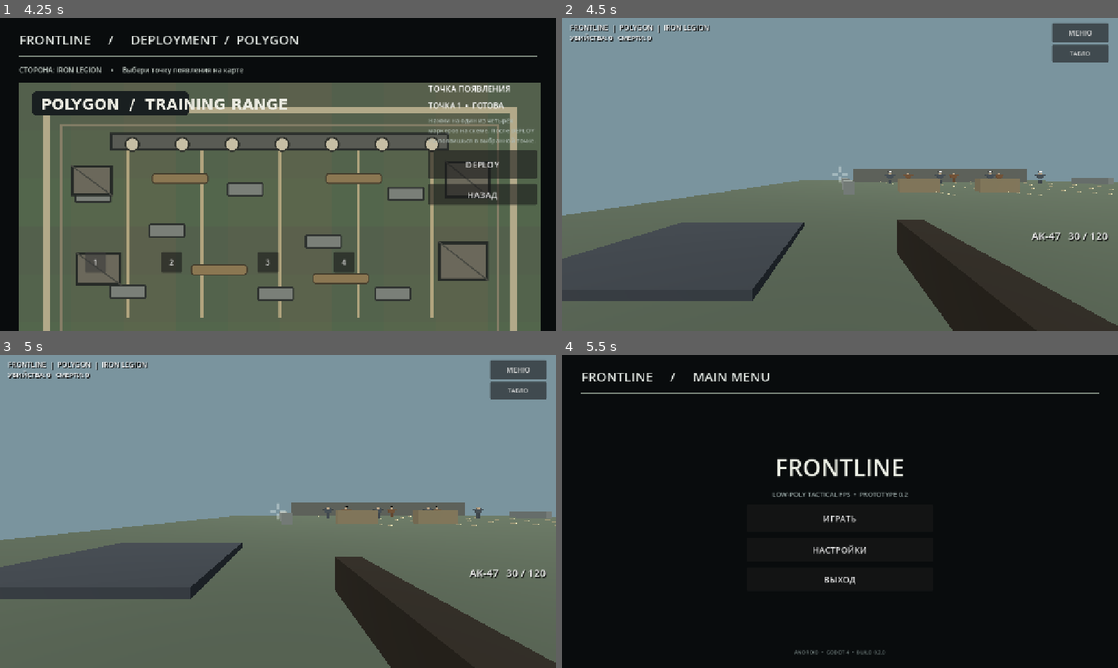
Above: before the commit, frames 1-4 (two rows, left to right).
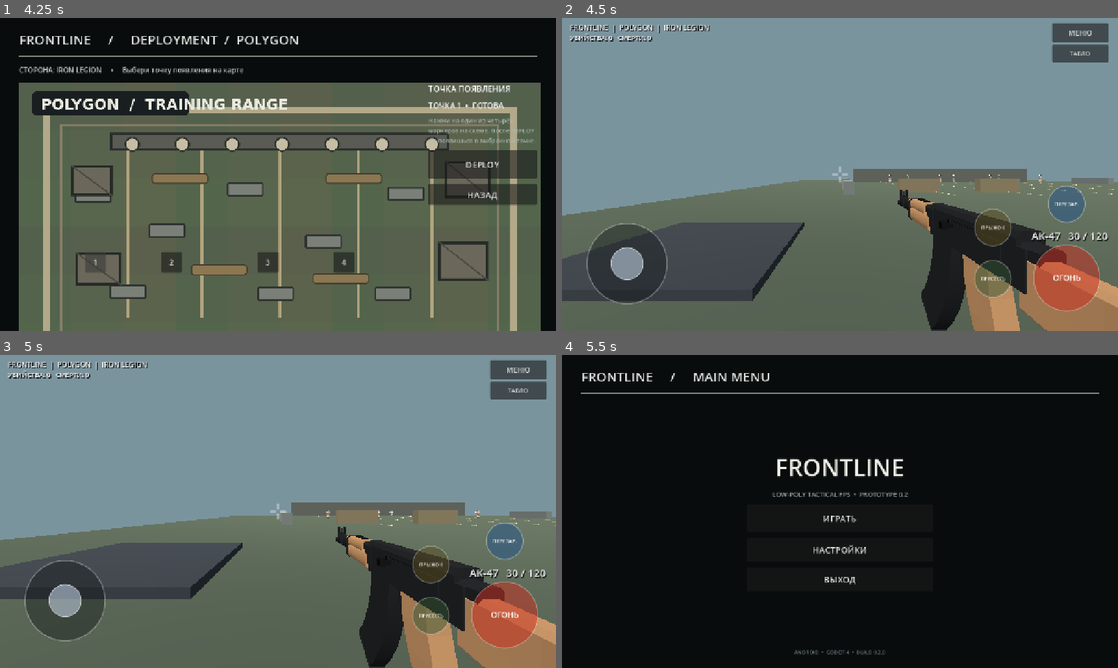
Above: after the commit, the same moments.

Repository: Bihan293/FRONTLINE_Godot
Game: Godot game, scene res://scenes/MainMenu.tscn
Two runs of this game, one before a commit and one after it. Both use one fixed random seed, a clock stepped at 60 frames per second and the inputs below.
Inputs:
- Up to frame 1 (4.25 s): click "ИГРАТЬ" at 0.5 s; click "POLYGON Тренировочный полигон" at 1.25 s; click "ИГРАТЬ НА ЭТОЙ КАРТЕ" at 2 s; click "ВЫБРАТЬ" at 2.75 s; click "1" at 3.5 s
- Up to frame 2 (4.5 s): click "DEPLOY" at 4.25 s
- Up to frame 3 (5 s): no input
- Up to frame 4 (5.5 s): click "МЕНЮ" at 5 s

Frame 1 is identical in both runs. In frame 2, 13% of the frame differs, in the area x 4-100%, y 48-100%; in frame 3, 13%; in frame 4, nothing differs.
Error before the commit: Parse Error: Cannot infer the type of "knob" variable because the value doesn't have a set type. (res://scripts/mobile_controls.gd:127)

Commit message:
feat(assets): AK-47 + rigged 20-bone soldiers with procedural animation
- import AK-47 GLB: 764 tris, magazine/charging handle, Muzzle + ShellEject markers
- import IRON LEGION and RED FRONT soldiers: 20-bone skeleton, both factions
- scale soldiers 0.75 (1.79 m tall) and fix origin so feet sit on the floor
- generate flat normals at runtime and cache them (source GLBs have no NORMAL)
- replace box dummies with rigged soldiers, sensible per-part hitboxes
- death state + respawn, soldiers face the player
- weapon bob, muzzle flash, upward recoil with recovery
- commit Godot .import metadata for reproducible CI imports

Diff:
--- a/scripts/dummy.gd
+++ b/scripts/dummy.gd
@@ -1,63 +1,181 @@
 extends Node3D
 
-var team_color := Color(0.28,0.3,0.32)
+const PROCEDURAL = preload("res://scripts/procedural_soldier.gd")
+const IRON_SCENE := "res://assets/models/soldiers/FRONTLINE_IRON_LEGION_Soldier_RIG_v1.glb"
+const RED_SCENE := "res://assets/models/soldiers/FRONTLINE_RED_FRONT_Soldier_RIG_v1.glb"
+
+# Модель авторится ростом 2.39 м с origin по центру.
+const MODEL_SCALE := 0.75
+const MODEL_LIFT := 0.9225
+
+static var _normal_mesh_cache: Dictionary = {}
+
+var team_name := "IRON LEGION"
+var team_color := Color(0.28, 0.30, 0.32)
 var dummy_name := "TARGET"
 var health := 100.0
-var _hit_material: StandardMaterial3D
+
+var _pivot: Node3D
+var _visual: Node3D
+var _proc
+var _label: Label3D
+var _hitboxes: Array[StaticBody3D] = []
+var _dead := false
+var _fall := 0.0
+var _respawn_timer := 0.0
 
 func _ready() -> void:
-    _hit_material = StandardMaterial3D.new()
-    _hit_material.albedo_color = team_color
-    _hit_material.roughness = 1.0
-    _part(Vector3(0,1.55,0), Vector3(0.48,0.48,0.42), Color(0.72,0.62,0.5), "head")
-    _part(Vector3(0,0.92,0), Vector3(0.72,0.9,0.38), team_color, "chest")
-    _part(Vector3(0,0.38,0), Vector3(0.68,0.22,0.36), team_color.darkened(0.12), "stomach")
-    _part(Vector3(-0.57,0.98,0), Vector3(0.28,0.85,0.28), team_color, "arm")
-    _part(Vector3(0.57,0.98,0), Vector3(0.28,0.85,0.28), team_color, "arm")
-    _part(Vector3(-0.2,-0.28,0), Vector3(0.28,0.95,0.3), team_color.darkened(0.08), "leg")
-    _part(Vector3(0.2,-0.28,0), Vector3(0.28,0.95,0.3), team_color.darkened(0.08), "leg")
-    # T-pose arms extended horizontally
-    _part(Vector3(-0.92,1.25,0), Vector3(0.62,0.22,0.24), team_color, "arm")
-    _part(Vector3(0.92,1.25,0), Vector3(0.62,0.22,0.24), team_color, "arm")
-    var label := Label3D.new()
-    label.text = dummy_name
-    label.position = Vector3(0,2.05,0)
-    label.billboard = BaseMaterial3D.BILLBOARD_ENABLED
-    label.font_size = 32
-    add_child(label)
+    _build_visual()
+    _build_hitboxes()
+    _build_label()
+    var player := get_tree().get_first_node_in_group("player") as Node3D
+    if player != null:
+        set_look_at_player(player, 1.0)
 
-func _part(pos: Vector3, size: Vector3, color: Color, region: String) -> void:
+func _build_visual() -> void:
+    _pivot = Node3D.new()
+    add_child(_pivot)
+
+    _visual = Node3D.new()
+    _visual.scale = Vector3.ONE * MODEL_SCALE
+    _visual.position.y = MODEL_LIFT
+    _visual.rotation.y = PI  # модель смотрит в +Z, в Godot перед — это -Z
+
+    var path := RED_SCENE if team_name.to_upper().contains("RED") else IRON_SCENE
+    var packed = load(path)
+    if packed == null:
+        push_error("FRONTLINE: cannot load soldier model " + path)
+        return
+    var model = packed.instantiate()
+    _fix_normals(model)
+    _visual.add_child(model)
+    _visual.set_script(PROCEDURAL)
+    _pivot.add_child(_visual)
+    _proc = _visual
+    # Сразу стойка «оружие к бою», иначе модель стоит в T-позе.
+    _proc.set_aiming(true)
+    _proc.set_motion(0.0, false)
+    _proc.set_look(0.0, 0.0)
+
+func _fix_normals(root: Node) -> void:
+    # Исходные GLB солдат не содержат NORMAL. Godot их не генерирует,
+    # поэтому делаем плоские нормали (deindex + generate_normals) и кешируем.
+    for mi in root.find_children("*", "MeshInstance3D", true, false):
+        var src: Mesh = mi.mesh
+        if src == null or src.get_surface_count() == 0:
+            continue
+        var fmt: int = int(src.surface_get_format(0))
+        if fmt & Mesh.ARRAY_FORMAT_NORMAL:
+            continue
+        var key := src.get_instance_id()
+        if _normal_mesh_cache.has(key):
+            mi.mesh = _normal_mesh_cache[key]
+            continue
+        var st := SurfaceTool.new()
+        st.create_from(src, 0)
+        st.deindex()
+        st.generate_normals()
+        var fixed: ArrayMesh = st.commit()
+        if fixed == null:
+            continue
+        fixed.surface_set_material(0, src.surface_get_material(0))
+        _normal_mesh_cache[key] = fixed
+        mi.mesh = fixed
+
+func _build_hitboxes() -> void:
+    _add_hitbox(Vector3(0, 1.62, 0), Vector3(0.30, 0.30, 0.30), "head")
+    _add_hitbox(Vector3(0, 1.24, 0), Vector3(0.46, 0.42, 0.30), "chest")
+    _add_hitbox(Vector3(0, 0.95, 0), Vector3(0.40, 0.22, 0.28), "stomach")
+    _add_hitbox(Vector3(-0.36, 1.16, 0), Vector3(0.16, 0.52, 0.20), "arm")
+    _add_hitbox(Vector3(0.36, 1.16, 0), Vector3(0.16, 0.52, 0.20), "arm")
+    _add_hitbox(Vector3(-0.13, 0.44, 0), Vector3(0.22, 0.82, 0.24), "leg")
+    _add_hitbox(Vector3(0.13, 0.44, 0), Vector3(0.22, 0.82, 0.24), "leg")
+
+func _add_hitbox(pos: Vector3, size: Vector3, region: String) -> void:
     var body := StaticBody3D.new()
     body.position = pos
+    body.collision_layer = 2
+    body.collision_mask = 0
     body.add_to_group("damageable")
     body.set_meta("region", region)
     body.set_meta("owner_dummy", self)
-    var mesh := BoxMesh.new()
-    mesh.size = size
-    var visual := MeshInstance3D.new()
-    visual.mesh = mesh
-    var mat := StandardMaterial3D.new()
-    mat.albedo_color = color
-    mat.roughness = 1.0
-    visual.material_override = mat
-    body.add_child(visual)
     var shape := CollisionShape3D.new()
     var box := BoxShape3D.new()
     box.size = size
     shape.shape = box
     body.add_child(shape)
     add_child(body)
+    _hitboxes.append(body)
+
+func _build_label() -> void:
+    _label = Label3D.new()
+    _label.text = dummy_name
+    _label.position = Vector3(0, 2.05, 0)
+    _label.font_size = 28
+    _label.outline_size = 6
+    _label.outline_modulate = Color(0, 0, 0, 0.85)
+    _label.billboard = BaseMaterial3D.BILLBOARD_ENABLED
+    _label.no_depth_test = true
+    add_child(_label)
 
 func receive_hit(region: String) -> int:
+    if _dead:
+        return 0
     var damage := 15
     match region:
-        "head": damage = 100
-        "chest": damage = 45
-        "stomach": damage = 35
-        "arm": damage = 15
-        "leg": damage = 20
+        "head":
+            damage = 100
+        "chest":
+            damage = 45
+        "stomach":
+            damage = 35
+        "arm":
+            damage = 15
+        "leg":
+            damage = 20
     health -= damage
+    if health <= 0.0:
+        _die()
     return damage
 
-func respawn() -> void:
+func _die() -> void:
+    _dead = true
+    _fall = 0.0
+    _respawn_timer = 2.2
+    for box in _hitboxes:
+        box.collision_layer = 0
+    if _label != null:
+        _label.text = "УБИТ"
+        _label.modulate = Color(1.0, 0.35, 0.30)
+
+func _process(delta: float) -> void:
+    if _dead:
+        _fall = minf(1.0, _fall + delta * 2.4)
+        _pivot.rotation.x = -PI * 0.5 * _fall
+        _respawn_timer -= delta
+        if _respawn_timer <= 0.0:
+            _respawn()
+        return
+    _pivot.rotation.x = 0.0
+    var player := get_tree().get_first_node_in_group("player") as Node3D
+    if player != null:
+        set_look_at_player(player, delta)
+
+func set_look_at_player(player: Node3D, delta: float) -> void:
+    var target := player.global_position
+    target.y = global_position.y
+    var to := target - global_position
+    if to.length() < 0.15:
+        return
+    var target_yaw := atan2(-to.x, -to.z)
+    rotation.y = lerp_angle(rotation.y, target_yaw, clampf(delta * 2.0, 0.0, 1.0))
+
+func _respawn() -> void:
+    _dead = false
     health = 100.0
+    _pivot.rotation.x = 0.0
+    for box in _hitboxes:
+        box.collision_layer = 2
+    if _label != null:
+        _label.text = dummy_name
+        _label.modulate = Color(1, 1, 1)
--- a/scripts/mobile_controls.gd
+++ b/scripts/mobile_controls.gd
@@ -124,7 +124,7 @@
     # Джойстик
     draw_circle(l.joy, JOY_RADIUS, Color(0.04, 0.06, 0.07, 0.38))
     draw_arc(l.joy, JOY_RADIUS, 0.0, TAU, 64, Color(1, 1, 1, 0.28), 3.0, true)
-    var knob := l.joy + _joy_value * JOY_RADIUS
+    var knob: Vector2 = l.joy + _joy_value * JOY_RADIUS
     draw_circle(knob, JOY_RADIUS * 0.40, Color(0.85, 0.92, 1.0, 0.50))
     draw_arc(knob, JOY_RADIUS * 0.40, 0.0, TAU, 48, Color(1, 1, 1, 0.45), 2.0, true)
 
--- a/scripts/player.gd
+++ b/scripts/player.gd
@@ -18,6 +18,7 @@
 var muzzle_flash: MeshInstance3D
 var muzzle_flash_time := 0.0
 var weapon_kick := 0.0
+var bob_time := 0.0
 
 var pitch := 0.0
 var yaw := 0.0
@@ -41,6 +42,7 @@
 var sprint_hold := 0.0
 
 func _ready() -> void:
+    add_to_group("player")
     floor_snap_length = 0.25
     floor_max_angle = deg_to_rad(48.0)
     _build_player()
@@ -67,34 +69,45 @@
 
 func _build_weapon() -> void:
     weapon_root = Node3D.new()
-    weapon_root.position = Vector3(0.27, -0.24, -0.46)
+    weapon_root.position = Vector3(0.24, -0.20, -0.32)
     weapon_base = weapon_root.position
     camera.add_child(weapon_root)
-    # Временная заглушка до подключения AK-47.
-    var gun := MeshInstance3D.new()
-    var gun_mesh := BoxMesh.new()
-    gun_mesh.size = Vector3(0.10, 0.13, 0.66)
-    gun.mesh = gun_mesh
-    var gun_mat := StandardMaterial3D.new()
-    gun_mat.albedo_color = Color(0.14, 0.12, 0.09)
-    gun_mat.roughness = 0.75
-    gun.material_override = gun_mat
-    weapon_root.add_child(gun)
+
+    var packed = load("res://assets/models/ak47/ak47_lowpoly.glb")
+    var muzzle_anchor: Node3D = weapon_root
+    if packed != null:
+        var ak = packed.instantiate()
+        ak.rotation.y = PI  # ствол модели смотрит в +Z, в Godot вперёд — -Z
+        weapon_root.add_child(ak)
+        var muzzle_node = ak.find_child("Muzzle", true, false)
+        if muzzle_node is Node3D:
+            muzzle_anchor = muzzle_node
+    else:
+        push_error("FRONTLINE: cannot load AK-47 model")
+        var fallback := MeshInstance3D.new()
+        var box := BoxMesh.new()
+        box.size = Vector3(0.10, 0.13, 0.66)
+        fallback.mesh = box
+        var mat := StandardMaterial3D.new()
+        mat.albedo_color = Color(0.14, 0.12, 0.09)
+        fallback.material_override = mat
+        weapon_root.add_child(fallback)
+
     muzzle_flash = MeshInstance3D.new()
     var flash_mesh := SphereMesh.new()
-    flash_mesh.radius = 0.07
-    flash_mesh.height = 0.14
+    flash_mesh.radius = 0.055
+    flash_mesh.height = 0.11
     muzzle_flash.mesh = flash_mesh
     var flash_mat := StandardMaterial3D.new()
     flash_mat.albedo_color = Color(1.0, 0.75, 0.25)
     flash_mat.emission_enabled = true
     flash_mat.emission = Color(1.0, 0.55, 0.12)
-    flash_mat.emission_energy_multiplier = 4.0
+    flash_mat.emission_energy_multiplier = 5.0
     flash_mat.shading_mode = BaseMaterial3D.SHADING_MODE_UNSHADED
     muzzle_flash.material_override = flash_mat
-    muzzle_flash.position = Vector3(0.0, 0.02, -0.72)
+    muzzle_flash.position = Vector3.ZERO
     muzzle_flash.visible = false
-    weapon_root.add_child(muzzle_flash)
+    muzzle_anchor.add_child(muzzle_flash)
 
 func _build_mobile_controls() -> void:
     var layer := CanvasLayer.new()
@@ -178,7 +191,12 @@
 func _physics_process(delta: float) -> void:
     fire_cooldown = maxf(0.0, fire_cooldown - delta)
     weapon_kick = lerpf(weapon_kick, 0.0, clampf(delta * 14.0, 0.0, 1.0))
-    weapon_root.position = weapon_base + Vector3(0.0, weapon_kick * 0.25, weapon_kick)
+    var planar_speed := Vector2(velocity.x, velocity.z).length()
+    if planar_speed > 0.4 and is_on_floor():
+        bob_time += delta * (6.0 + planar_speed * 0.7)
+    var bob_amount := clampf(planar_speed / SPEED, 0.0, 1.2)
+    var bob := Vector3(sin(bob_time) * 0.006, absf(cos(bob_time)) * 0.005, 0.0) * bob_amount
+    weapon_root.position = weapon_base + Vector3(0.0, weapon_kick * 0.25, weapon_kick) + bob
     if muzzle_flash_time > 0.0:
         muzzle_flash_time -= delta
         if muzzle_flash_time <= 0.0:
@@ -299,7 +317,6 @@
                 var world = get_parent()
                 if world.has_method("add_kill"):
                     world.add_kill()
-                dummy.respawn()
         else:
             _set_notice("ПОПАДАНИЕ В УКРЫТИЕ", 0.8)
     else:
--- a/scripts/polygon.gd
+++ b/scripts/polygon.gd
@@ -76,9 +76,9 @@
     for i in range(7):
         var d = Node3D.new()
         d.set_script(DUMMY_SCRIPT)
-        d.position = Vector3(-18 + i * 6, 0.76, -19 - (i % 2) * 5)
-        d.team_color = Color(0.25,0.28,0.3) if i % 2 == 0 else Color(0.42,0.29,0.18)
-        d.dummy_name = "TARGET-%02d" % (i+1)
+        d.position = Vector3(-18 + i * 6, 0.0, -19 - (i % 2) * 5)
+        d.team_name = "RED FRONT" if i % 2 == 0 else "IRON LEGION"
+        d.dummy_name = "TARGET-%02d" % (i + 1)
         add_child(d)
     _box(self, Vector3(-34,0.1,24), Vector3(5,0.2,5), Color(0.18,0.2,0.22))
     _box(self, Vector3(34,0.1,24), Vector3(5,0.2,5), Color(0.55,0.12,0.12))
--- /dev/null
+++ b/scripts/procedural_soldier.gd
@@ -0,0 +1,128 @@
+extends Node3D
+class_name FRONTLINEProceduralSoldier
+
+## Attach this script to the imported character root. Set skeleton_path to the
+## Skeleton3D node created by Godot's GLB importer.
+@export var skeleton_path: NodePath = NodePath("Skeleton3D")
+@export_range(2.0, 18.0, 0.1) var smoothing: float = 10.0
+@export_range(0.5, 3.0, 0.05) var walk_cycle_rate: float = 1.0
+
+var _skeleton: Skeleton3D
+var _bone_ids: Dictionary = {}
+var _phase: float = 0.0
+var _speed: float = 0.0
+var _move_amount: float = 0.0
+var _run_amount: float = 0.0
+var _aim_amount: float = 0.0
+var _crouch_amount: float = 0.0
+var _fire_amount: float = 0.0
+var _look_yaw: float = 0.0
+var _look_pitch: float = 0.0
+var _pose: Dictionary = {}
+
+func _ready() -> void:
+    _skeleton = _find_skeleton()
+    if _skeleton == null:
+        push_error("FRONTLINE: Skeleton3D not found. Check skeleton_path on the character root.")
+        set_process(false)
+        return
+    var names := [
+        "Hips", "Spine", "Chest", "Neck", "Head",
+        "LeftShoulder", "LeftUpperArm", "LeftLowerArm", "LeftHand",
+        "RightShoulder", "RightUpperArm", "RightLowerArm", "RightHand",
+        "LeftUpperLeg", "LeftLowerLeg", "LeftFoot",
+        "RightUpperLeg", "RightLowerLeg", "RightFoot"
+    ]
+    for bone_name in names:
+        var id := _skeleton.find_bone(bone_name)
+        if id >= 0:
+            _bone_ids[bone_name] = id
+            _pose[bone_name] = Quaternion.IDENTITY
+        else:
+            push_warning("FRONTLINE: missing rig bone: " + bone_name)
+
+func _find_skeleton() -> Skeleton3D:
+    var direct := get_node_or_null(skeleton_path)
+    if direct is Skeleton3D:
+        return direct
+    # Godot может назвать Skeleton3D по имени скина, поэтому ищем по типу.
+    for node in find_children("*", "Skeleton3D", true, false):
+        if node is Skeleton3D:
+            return node
+    return null
+
+## Call from the character movement controller. speed is in m/s (or a consistent
+## project-specific unit); it is normalized internally for the gait cycle.
+func set_motion(speed: float, running: bool = false) -> void:
+    _speed = maxf(speed, 0.0)
+    _move_amount = clampf(_speed / 2.8, 0.0, 1.0)
+    _run_amount = 1.0 if running else 0.0
+
+## yaw and pitch are radians. Feed these from the look controller, not raw pixels.
+func set_look(yaw: float, pitch: float) -> void:
+    _look_yaw = clampf(yaw, deg_to_rad(-75.0), deg_to_rad(75.0))
+    _look_pitch = clampf(pitch, deg_to_rad(-45.0), deg_to_rad(45.0))
+
+func set_aiming(enabled: bool) -> void:
+    _aim_amount = 1.0 if enabled else 0.0
+
+func set_crouching(enabled: bool) -> void:
+    _crouch_amount = 1.0 if enabled else 0.0
+
+func set_firing(enabled: bool) -> void:
+    _fire_amount = 1.0 if enabled else 0.0
+
+func _process(delta: float) -> void:
+    if _skeleton == null:
+        return
+    var blend := 1.0 - exp(-smoothing * delta)
+    var gait_rate := lerpf(2.0, 5.2, _run_amount) * walk_cycle_rate
+    if _move_amount > 0.02:
+        _phase = fposmod(_phase + delta * gait_rate, TAU)
+
+    var stride := sin(_phase) * _move_amount
+    var opposite_stride := sin(_phase + PI) * _move_amount
+    var bounce := absf(cos(_phase * 2.0)) * _move_amount
+    var run_scale := 1.0 + 0.35 * _run_amount
+    var aim := _aim_amount
+    var crouch := _crouch_amount
+    var fire := _fire_amount
+
+    # Lower body: alternating hip/knee/foot motion with a softer planted-foot phase.
+    _set_pose("LeftUpperLeg", _q(Vector3.RIGHT, stride * 0.48 * run_scale - crouch * 0.28), blend)
+    _set_pose("RightUpperLeg", _q(Vector3.RIGHT, opposite_stride * 0.48 * run_scale - crouch * 0.28), blend)
+    _set_pose("LeftLowerLeg", _q(Vector3.RIGHT, maxf(0.0, -stride) * 0.72 + crouch * 0.62), blend)
+    _set_pose("RightLowerLeg", _q(Vector3.RIGHT, maxf(0.0, -opposite_stride) * 0.72 + crouch * 0.62), blend)
+    _set_pose("LeftFoot", _q(Vector3.RIGHT, -maxf(0.0, stride) * 0.20), blend)
+    _set_pose("RightFoot", _q(Vector3.RIGHT, -maxf(0.0, opposite_stride) * 0.20), blend)
+
+    # Torso follows the gait with damped counter-rotation and a subtle vertical rhythm.
+    _set_pose("Hips", _q(Vector3.UP, sin(_phase) * 0.035 * _move_amount), blend)
+    _set_pose("Spine", _q(Vector3.RIGHT, -0.05 * _run_amount - 0.10 * crouch), blend)
+    _set_pose("Chest", _q(Vector3.UP, -sin(_phase) * 0.045 * _move_amount) * _q(Vector3.RIGHT, -0.08 * aim), blend)
+    _set_pose("Neck", _q(Vector3.RIGHT, _look_pitch * 0.25), blend)
+    _set_pose("Head", _q(Vector3.UP, _look_yaw) * _q(Vector3.RIGHT, _look_pitch * 0.75), blend)
+
+    # Arms counter-swing while moving; aiming smoothly blends both arms into a ready pose.
+    var arm_swing := 0.38 * run_scale
+    var left_swing := opposite_stride * arm_swing * (1.0 - aim)
+    var right_swing := stride * arm_swing * (1.0 - aim)
+    _set_pose("LeftShoulder", _q(Vector3.FORWARD, left_swing * 0.22), blend)
+    _set_pose("RightShoulder", _q(Vector3.FORWARD, right_swing * 0.22), blend)
+    _set_pose("LeftUpperArm", _q(Vector3.UP, lerpf(0.0, deg_to_rad(78.0), aim)) * _q(Vector3.FORWARD, left_swing), blend)
+    _set_pose("RightUpperArm", _q(Vector3.UP, lerpf(0.0, deg_to_rad(-78.0), aim)) * _q(Vector3.FORWARD, right_swing), blend)
+    _set_pose("LeftLowerArm", _q(Vector3.RIGHT, lerpf(0.0, -0.85, aim) + fire * 0.08), blend)
+    _set_pose("RightLowerArm", _q(Vector3.RIGHT, lerpf(0.0, -0.85, aim) + fire * 0.08), blend)
+    _set_pose("LeftHand", Quaternion.IDENTITY, blend)
+    _set_pose("RightHand", Quaternion.IDENTITY, blend)
+
+func _set_pose(bone_name: String, target: Quaternion, weight: float) -> void:
+    if not _bone_ids.has(bone_name):
+        return
+    var current: Quaternion = _pose.get(bone_name, Quaternion.IDENTITY)
+    var next := current.slerp(target, weight).normalized()
+    _pose[bone_name] = next
+    _skeleton.set_bone_pose_rotation(_bone_ids[bone_name], next)
+
+func _q(axis: Vector3, angle: float) -> Quaternion:
+    return Quaternion(axis.normalized(), angle)
Binary file added: assets/models/ak47/ak47_lowpoly.glb
Not shown, added: assets/models/ak47/ak47_lowpoly.glb.import
Binary file added: assets/models/soldiers/FRONTLINE_IRON_LEGION_Soldier_RIG_v1.glb
Not shown, added: assets/models/soldiers/FRONTLINE_IRON_LEGION_Soldier_RIG_v1.glb.import
Binary file added: assets/models/soldiers/FRONTLINE_RED_FRONT_Soldier_RIG_v1.glb
Not shown, added: assets/models/soldiers/FRONTLINE_RED_FRONT_Soldier_RIG_v1.glb.import
Not shown, added: assets/models/soldiers/README_RIG_RU.txt
Not shown, added: icon.svg.import
Not shown, added: maps/polygon/polygon_preview.png.import
